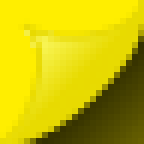
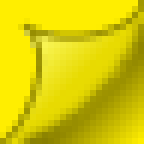
Two versions of the same layered image (144 x 144). Layer-by-layer changes:
added layer "Layer #7" above "Layer #6" over [12, 12, 144, 144]
hid "Layer #6", opacity 100% → 44% over [18, 24, 144, 144]
added layer "Pasted Layer" (35%) above "Layer #3" over [0, 0, 144, 144]
